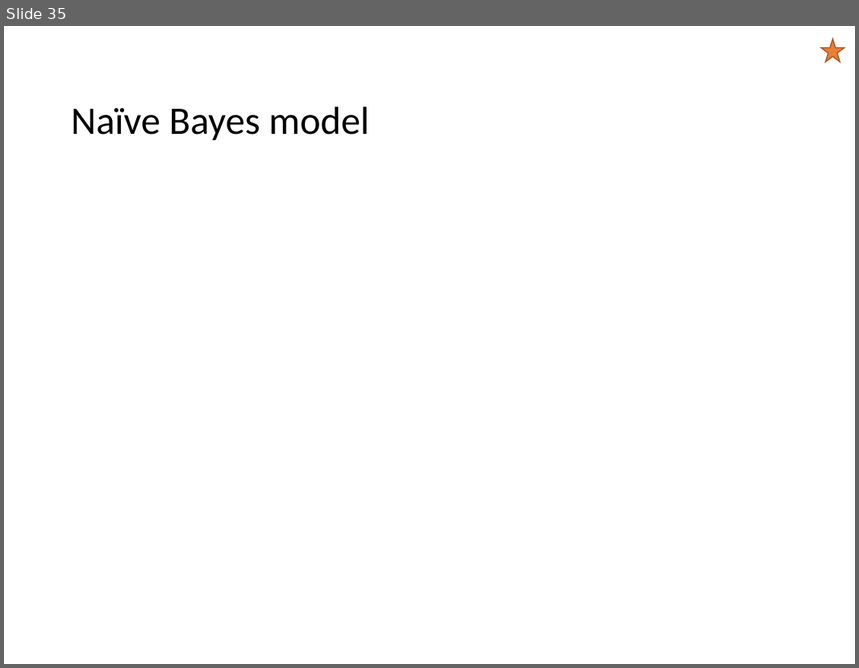
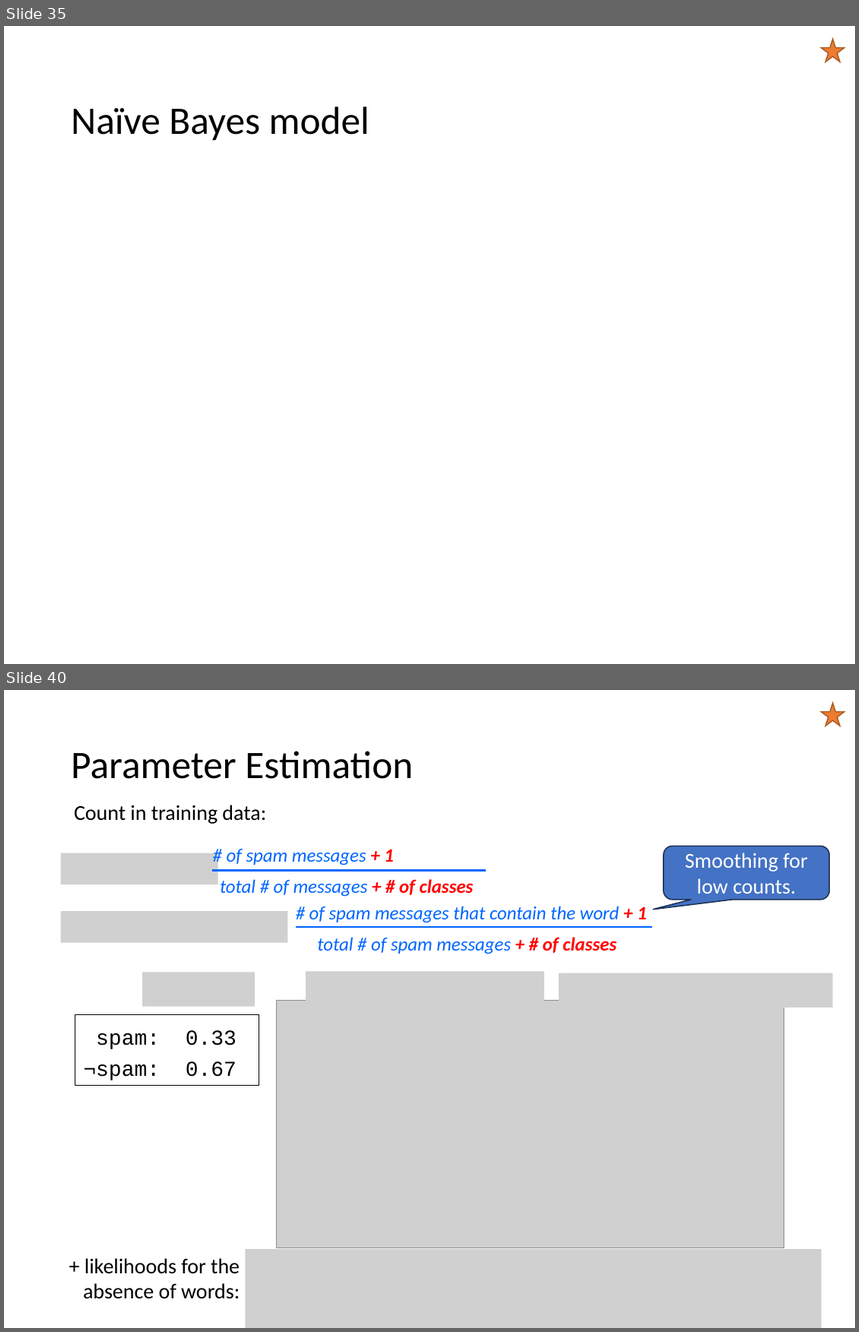
Before and after one commit to mhahsler/CS7320-AI, a slide deck: slides/12_uncertainty.pptx. Shown one above the other, each under a label of ours: slide 35 before the commit, slides 35 and 40 after it; the slides between them are not shown. The pictures are 859x668 and 859x1332 pixels, drawn with LibreOffice and Linux fonts; fonts in the diff are those of the drawing; grey boxes stand for pictures. Boxes give left, top, right and bottom in pixels: in the first picture for what was removed or moved away, otherwise in the second. Text is boxed around its words. In the diff, an @@ line names an element or a change of style, - is before the commit and + after.

```diff
--- a/slides/12_uncertainty.pptx
+++ b/slides/12_uncertainty.pptx
@@ slide 40 added at bbox=[4, 690, 855, 1328], background #FFFFFF @@
@@ star added at bbox=[821, 703, 844, 726], fill #ED7D31, outline #AF5C24 1 pt @@
@@ title added at bbox=[71, 751, 413, 779], 33 pt, text #000000 @@
+Parameter Estimation
@@ text added at bbox=[74, 805, 266, 824], 18 pt, text #000000 @@
+Count in training data:
@@ text added at bbox=[227, 849, 394, 866], 16 pt, text #0066FF, italic @@
+# of spam messages + 1
@@ rounded speech box added at bbox=[664, 846, 829, 900], fill #4472C4, outline #1E3256 1 pt, 18 pt, text #FFFFFF @@
+Smoothing for low counts.
@@ picture added at bbox=[61, 853, 218, 885] @@
@@ line added from (211, 870) to (486, 870), #0066FF 1.5 pt @@
@@ text added at bbox=[220, 879, 474, 897], 16 pt, text #0066FF, italic @@
+total # of messages + # of classes
@@ picture added at bbox=[61, 911, 288, 943] @@
@@ text added at bbox=[310, 906, 647, 923], 16 pt, text #0066FF, italic @@
+# of spam messages that contain the word + 1
@@ line added from (296, 927) to (652, 927), #0066FF 1.5 pt @@
@@ text added at bbox=[317, 937, 617, 954], 16 pt, text #0066FF, italic @@
+total # of spam messages + # of classes
@@ picture added at bbox=[143, 973, 255, 1007] @@
@@ picture added at bbox=[306, 972, 544, 1006] @@
@@ picture added at bbox=[559, 973, 833, 1008] @@
@@ picture added at bbox=[276, 1001, 784, 1249] @@
@@ rectangle added at bbox=[75, 1015, 259, 1086], outline #000000 0.75 pt, 18 pt, text #000000 @@
+spam: 0.33
+¬spam: 0.67
@@ text added at bbox=[83, 1258, 240, 1300], 18 pt, text #000000 @@
++ likelihoods for the absence of words:
@@ picture added at bbox=[245, 1249, 821, 1328] @@
```
Also in this commit, not shown: 6 slides changed, 1 other slide added, 5 slides removed, 1 other file.
